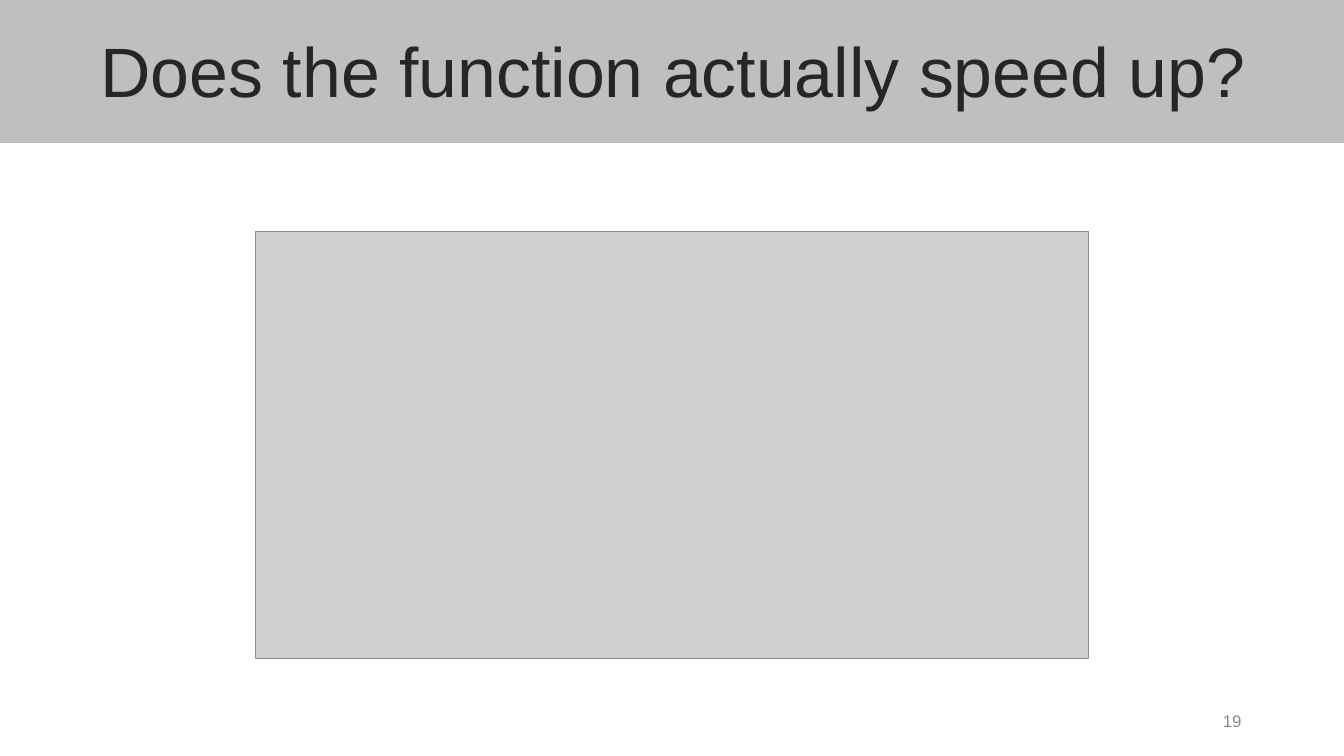
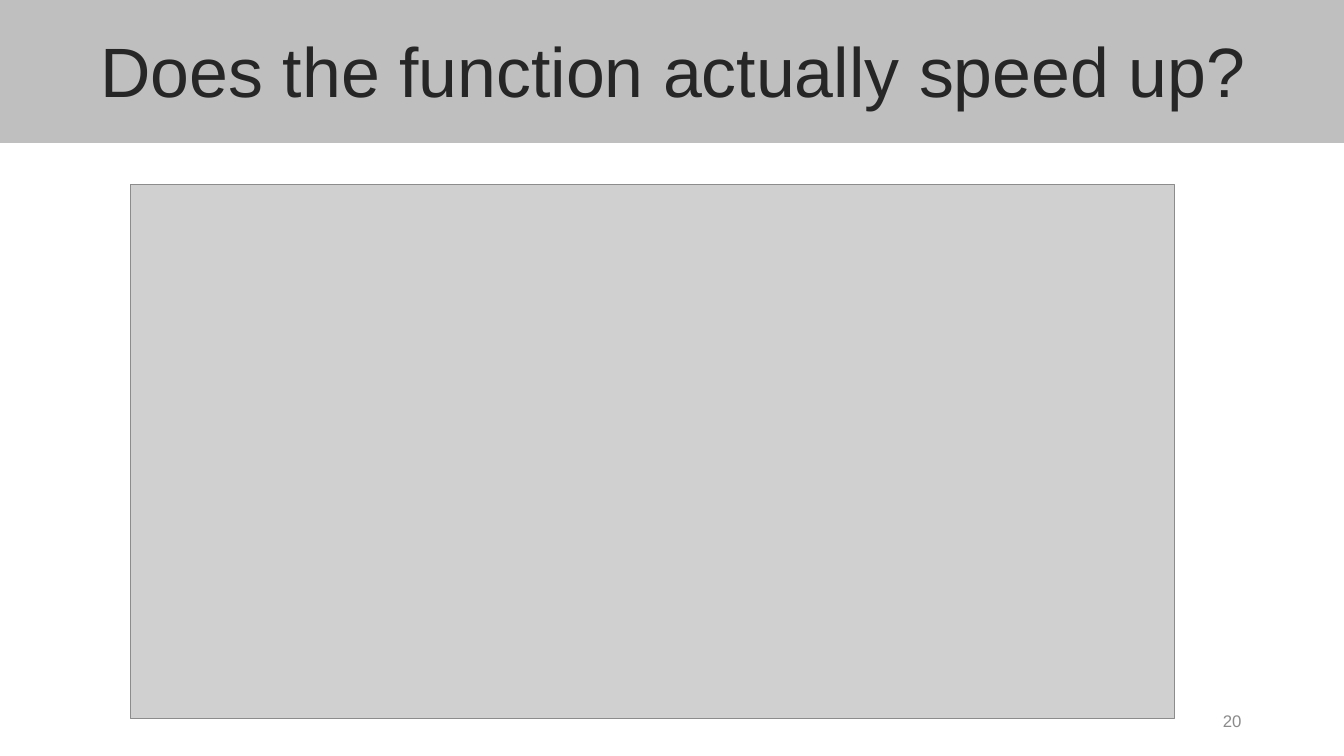
Before and after one commit to Waxpple/HLS_2021_FALL_LABB, a slide deck: slide 20 of report_and_slides/Lab_B_R09921132_劉彥甫.pptx (slide 19 before the commit). Drawn at 1344x756 pixels with LibreOffice and Linux fonts; fonts in the diff are those of the drawing; grey boxes stand for pictures. Boxes give left, top, right and bottom in pixels: in the first picture for what was removed or moved away, otherwise in the second. Text is boxed around its words. In the diff, an @@ line names an element or a change of style, - is before the commit and + after.

```diff
--- a/report_and_slides/Lab_B_R09921132_劉彥甫.pptx
+++ b/report_and_slides/Lab_B_R09921132_劉彥甫.pptx
@@ picture: place and size @@
-picture at [255,232,1089,658]
+picture at [131,185,1176,719]
@@ page number at [1223,715,1242,727]: text changed @@
-19
+20
```
Also in this commit, not shown: 3 other slides changed, 4 slides added, 5 other files.
